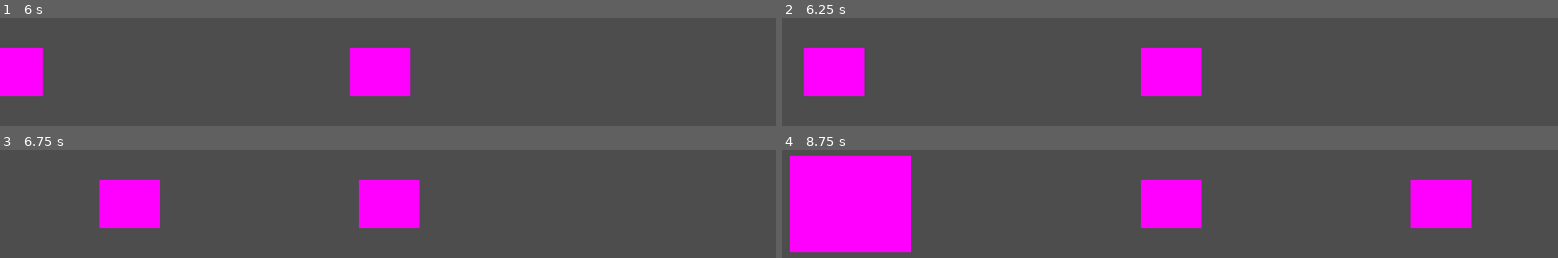
Above: before the commit, frames 1-4 (two rows, left to right).
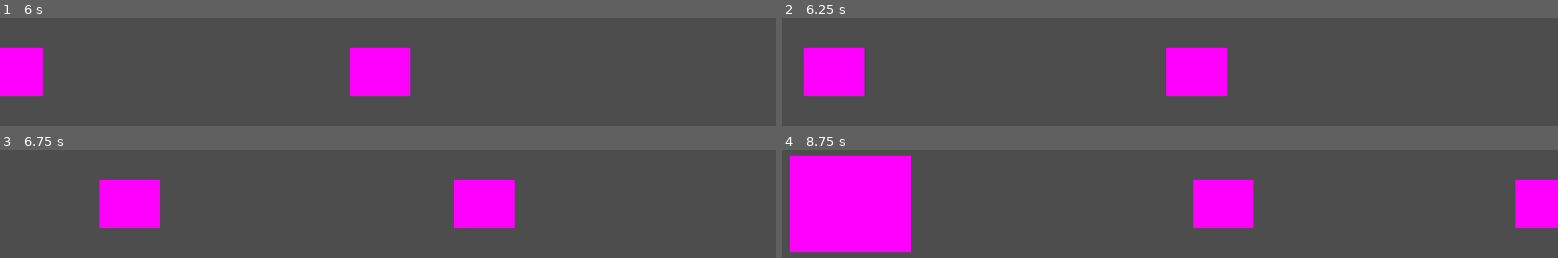
Above: after the commit, the same moments.

Repository: Sondrejk/first_day_at_the_dyrepark
Game: Godot game, scene res://Klapp_Hunden/Scenes/Klapp_hunden.tscn
Two runs of this game, one before a commit and one after it. Both use one fixed random seed, a clock stepped at 60 frames per second and the inputs below. Before the commit the project starts from res://Klapp_Hunden/klapp_hunden.tscn.
Inputs:
- Up to frame 1 (6 s): tap Enter at 0.5, 2 s; tap O at 0.6, 1.55, 2.1, 3.05, 3.6, 4.55, 5.1 s; tap I at 0.8, 1.35, 2.3, 2.85, 3.8, 4.35, 5.3, 5.85 s; tap Space at 1.25, 2.75 s
- Up to frame 2 (6.25 s): tap O at 6.05 s
- Up to frame 3 (6.75 s): tap O at 6.6 s
- Up to frame 4 (8.75 s): tap I at 6.8, 7.35, 8.3 s; tap O at 7.55, 8.1 s

Frame 1 is identical in both runs. In frame 2, 3.0% of the frame differs, in the area x 46-58%, y 27-73%; in frame 3, 7.0%; in frame 4, 12%, in the area x 46-100%, y 27-73%.

Commit message:
trying to make lose condition

Diff:
--- a/First Day At The Dyrepark/Klapp_Hunden/Bear.gd
+++ /dev/null
@@ -1,9 +0,0 @@
-extends Animal
-
-func _process(delta):
-	walk_on_screen(delta)
-	if activate_input and Input.is_key_label_pressed(KEY_O):
-		animal_not_petted = true
-	if animal_not_petted == true:
-		animal_not_petted == false
-		walk_off_screen(delta)
--- a/First Day At The Dyrepark/Klapp_Hunden/Bear.tscn
+++ /dev/null
@@ -1,19 +0,0 @@
-[gd_scene load_steps=5 format=3 uid="uid://bh1yc0qxiowql"]
-
-[ext_resource type="PackedScene" uid="uid://ba1k5am2qf8rg" path="res://Klapp_Hunden/Animal.tscn" id="1_bro12"]
-[ext_resource type="Script" path="res://Klapp_Hunden/Bear.gd" id="2_qh503"]
-
-[sub_resource type="PlaceholderTexture2D" id="PlaceholderTexture2D_3201e"]
-size = Vector2(200, 200)
-
-[sub_resource type="RectangleShape2D" id="RectangleShape2D_62nvl"]
-size = Vector2(200, 200)
-
-[node name="Bear" instance=ExtResource("1_bro12")]
-script = ExtResource("2_qh503")
-
-[node name="Sprite2D" type="Sprite2D" parent="." index="0"]
-texture = SubResource("PlaceholderTexture2D_3201e")
-
-[node name="CollisionShape2D" type="CollisionShape2D" parent="." index="1"]
-shape = SubResource("RectangleShape2D_62nvl")
--- a/First Day At The Dyrepark/Klapp_Hunden/Dog.gd
+++ /dev/null
@@ -1,12 +0,0 @@
-extends Animal
-
-func _process(delta):
-	walk_on_screen(delta)
-	if activate_input and Input.is_key_label_pressed(KEY_I):
-		animal_petted = true
-	if animal_petted == true:
-		animal_petted == false
-		walk_off_screen(delta)
-
-func is_dog():
-	pass
--- a/First Day At The Dyrepark/Klapp_Hunden/Animal.tscn
+++ b/First Day At The Dyrepark/Klapp_Hunden/Scenes/Animal.tscn
@@ -1,8 +1,8 @@
 [gd_scene load_steps=2 format=3 uid="uid://ba1k5am2qf8rg"]
 
-[ext_resource type="Script" path="res://Klapp_Hunden/Animal.gd" id="1_a4cvp"]
+[ext_resource type="Script" path="res://Klapp_Hunden/Scripts/Animal.gd" id="1_rhyet"]
 
 [node name="Animal" type="Area2D"]
-script = ExtResource("1_a4cvp")
+script = ExtResource("1_rhyet")
 
 [connection signal="area_entered" from="." to="." method="_on_area_entered"]
--- /dev/null
+++ b/First Day At The Dyrepark/Klapp_Hunden/Scenes/Bear.tscn
@@ -0,0 +1,19 @@
+[gd_scene load_steps=5 format=3 uid="uid://dyouk0md6nsg7"]
+
+[ext_resource type="PackedScene" uid="uid://ba1k5am2qf8rg" path="res://Klapp_Hunden/Scenes/Animal.tscn" id="1_addbb"]
+[ext_resource type="Script" path="res://Klapp_Hunden/Scripts/Bear.gd" id="2_6ri8f"]
+
+[sub_resource type="PlaceholderTexture2D" id="PlaceholderTexture2D_fs3fk"]
+size = Vector2(200, 200)
+
+[sub_resource type="RectangleShape2D" id="RectangleShape2D_wwvkw"]
+size = Vector2(200, 200)
+
+[node name="Bear" instance=ExtResource("1_addbb")]
+script = ExtResource("2_6ri8f")
+
+[node name="Sprite2D" type="Sprite2D" parent="." index="0"]
+texture = SubResource("PlaceholderTexture2D_fs3fk")
+
+[node name="CollisionShape2D" type="CollisionShape2D" parent="." index="1"]
+shape = SubResource("RectangleShape2D_wwvkw")
--- a/First Day At The Dyrepark/Klapp_Hunden/Dog.tscn
+++ b/First Day At The Dyrepark/Klapp_Hunden/Scenes/Dog.tscn
@@ -1,7 +1,7 @@
 [gd_scene load_steps=5 format=3 uid="uid://504lojgjdnlc"]
 
-[ext_resource type="PackedScene" uid="uid://ba1k5am2qf8rg" path="res://Klapp_Hunden/Animal.tscn" id="1_ts57k"]
-[ext_resource type="Script" path="res://Klapp_Hunden/Dog.gd" id="2_wqrpe"]
+[ext_resource type="PackedScene" uid="uid://ba1k5am2qf8rg" path="res://Klapp_Hunden/Scenes/Animal.tscn" id="1_40sa5"]
+[ext_resource type="Script" path="res://Klapp_Hunden/Scripts/Dog.gd" id="2_26kap"]
 
 [sub_resource type="PlaceholderTexture2D" id="PlaceholderTexture2D_1smmh"]
 size = Vector2(100, 100)
@@ -9,9 +9,8 @@
 [sub_resource type="RectangleShape2D" id="RectangleShape2D_e0p2s"]
 size = Vector2(100, 100)
 
-[node name="Dog" instance=ExtResource("1_ts57k")]
-script = ExtResource("2_wqrpe")
-move_speed = null
+[node name="Dog" instance=ExtResource("1_40sa5")]
+script = ExtResource("2_26kap")
 
 [node name="Sprite2D" type="Sprite2D" parent="." index="0"]
 texture = SubResource("PlaceholderTexture2D_1smmh")
--- a/First Day At The Dyrepark/Klapp_Hunden/klapp_hunden.tscn
+++ b/First Day At The Dyrepark/Klapp_Hunden/Scenes/Klapp_hunden.tscn
@@ -1,9 +1,9 @@
-[gd_scene load_steps=2 format=3 uid="uid://ch8et4meka4xw"]
+[gd_scene load_steps=2 format=3 uid="uid://dx8jst831arqm"]
 
-[ext_resource type="Script" path="res://Klapp_Hunden/GameManager.gd" id="1_gnh45"]
+[ext_resource type="Script" path="res://Klapp_Hunden/Scripts/GameManager.gd" id="1_8ketd"]
 
 [node name="Klapp_hunden" type="Node2D"]
-script = ExtResource("1_gnh45")
+script = ExtResource("1_8ketd")
 
 [node name="Camera2D" type="Camera2D" parent="."]
 zoom = Vector2(1, 0.8)
--- a/First Day At The Dyrepark/Klapp_Hunden/Animal.gd
+++ b/First Day At The Dyrepark/Klapp_Hunden/Scripts/Animal.gd
@@ -4,9 +4,7 @@
 @export var move_speed : float = 200
 @onready var game_manager : Node2D = get_node("/root/Klapp_hunden")
 var activate_input : bool = false
-var animal_petted : bool = false
-var bear_petted : bool = false
-var animal_not_petted : bool = false
+var animal_success : bool = false
 
 func _ready():
 	position = Vector2(-700, 0)
@@ -15,21 +13,14 @@
 	move_speed *= game_manager.game_speed
 
 # Makes the animal walk to the centre of the screen
-func walk_on_screen(delta):
-	if position.x <= 0:
+func walk(delta):
 		position.x += move_speed * delta
-		return
-	activate_input = true
-
-# Makes the animal walk offscreen and then despawn
-func walk_off_screen(delta):
-	if position.x <= 700:
-		position.x += move_speed * delta
-		return
-	despawn()
 
 func despawn():
 	queue_free()
 
 func _on_area_entered(area):
-	get_tree().reload_current_scene()
+	game_manager.game_over()
+
+func wrong_pet():
+	game_manager.game_over()
--- /dev/null
+++ b/First Day At The Dyrepark/Klapp_Hunden/Scripts/Bear.gd
@@ -0,0 +1,11 @@
+extends Animal
+
+func _process(delta):
+	if activate_input == false:
+		walk(delta)
+	if is_equal_approx(position.x, 0):
+		activate_input = true
+		if Input.is_key_label_pressed(KEY_O):
+			activate_input = false
+	if position.x > 700:
+		despawn()
--- /dev/null
+++ b/First Day At The Dyrepark/Klapp_Hunden/Scripts/Dog.gd
@@ -0,0 +1,11 @@
+extends Animal
+
+func _process(delta):
+	if activate_input == false:
+		walk(delta)
+	if is_equal_approx(position.x, 0):
+		activate_input = true
+		if Input.is_key_label_pressed(KEY_I):
+			activate_input = false
+	if position.x > 700:
+		despawn()
--- a/First Day At The Dyrepark/Klapp_Hunden/GameManager.gd
+++ b/First Day At The Dyrepark/Klapp_Hunden/Scripts/GameManager.gd
@@ -1,7 +1,7 @@
 extends Node2D
 
-var dog_scene = preload("res://Klapp_Hunden/Dog.tscn")
-var bear_scene = preload("res://Klapp_Hunden/Bear.tscn")
+var dog_scene = preload("res://Klapp_Hunden/Scenes/Dog.tscn")
+var bear_scene = preload("res://Klapp_Hunden/Scenes/Bear.tscn")
 @onready var timer : Timer = get_node("Spawn_timer")
 var score : int = 0
 var game_speed : float = 1
@@ -25,4 +25,4 @@
 	spawn_animal()
 
 func game_over():
-	pass
+	get_tree().reload_current_scene()
--- a/First Day At The Dyrepark/project.godot
+++ b/First Day At The Dyrepark/project.godot
@@ -11,7 +11,7 @@
 [application]
 
 config/name="First Day At The Dyrepark"
-run/main_scene="res://Klapp_Hunden/Klapp_hunden.tscn"
+run/main_scene="res://Klapp_Hunden/Scenes/Klapp_hunden.tscn"
 config/features=PackedStringArray("4.1", "Forward Plus")
 config/icon="res://icon.svg"
 
Not shown, added: First Day At The Dyrepark/Klapp_Hunden/Ani48CC.tmp
